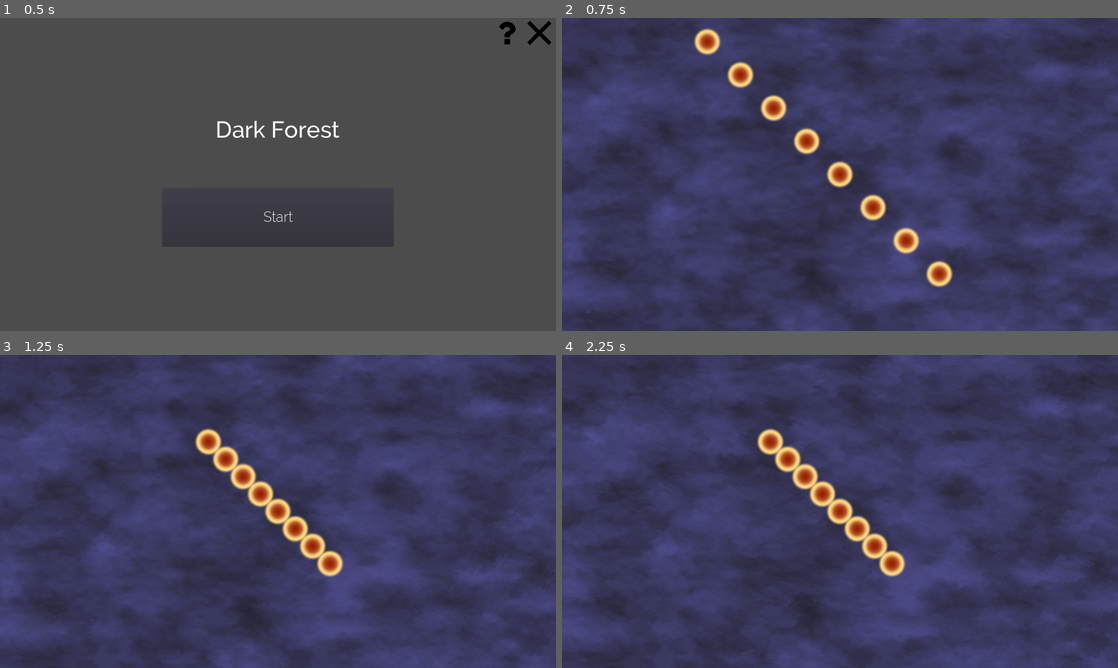
Above: before the commit, frames 1-4 (two rows, left to right).
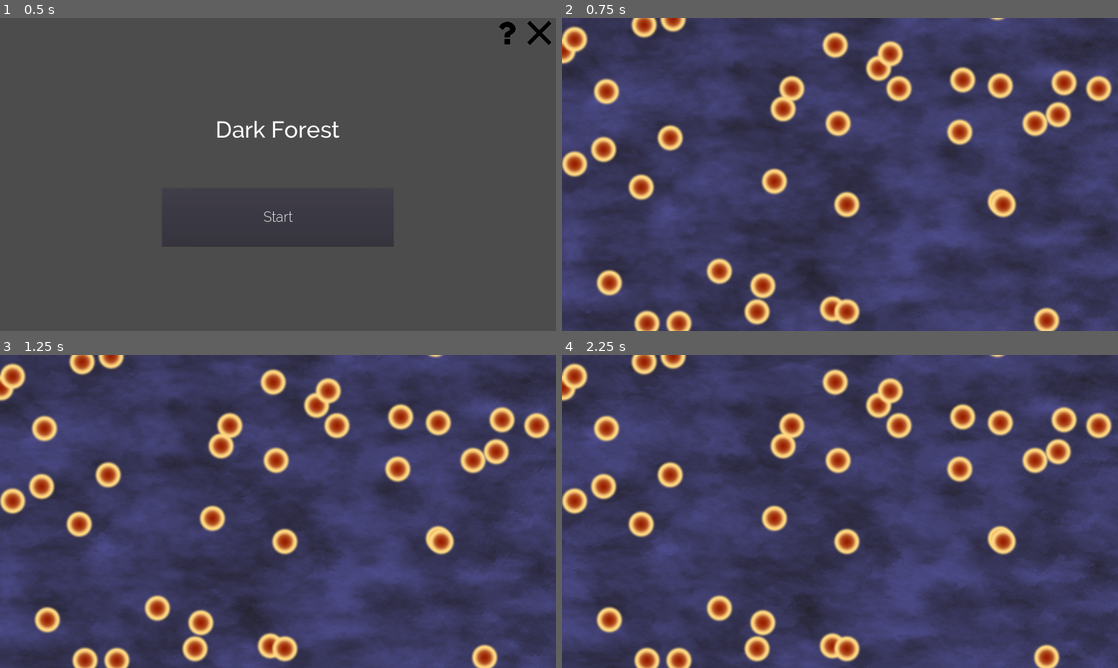
Above: after the commit, the same moments.

Repository: WeLoveGodot/GameOff2019
Game: Godot game, scene res://scene/Menu.tscn
Same seed, same stepped clock (60 frames per second), same inputs: the game is played once before the commit and once after it.
Inputs:
- Up to frame 1 (0.5 s): no input
- Up to frame 2 (0.75 s): click "Start" at 0.5 s
- Up to frame 3 (1.25 s): no input
- Up to frame 4 (2.25 s): tap Enter at 1.25 s; tap Space at 2 s

Frame 1 is identical in both runs. In frame 2, 13% of the frame differs, in the area x 0-99%, y 0-100%; in frame 3, 13%; in frame 4, 13%.

Commit message:
feat(planets): init planets  with noise

Diff:
--- a/scene/Game.gd
+++ b/scene/Game.gd
@@ -2,22 +2,43 @@
 
 # 真的操作镜头的缺点是如果需要改变近大远小的自然定律，你就要真的调整sprite的大小。
 # 我们自己建模镜头的缩放，再根据此控制星球的位置和缩放，达到缩放镜头的效果
-var camera_scale: float = 1
+var camera_scale: float = 2
 const SIZE = 4096
+# 星球生成概率
+const PLANTE_GEN_PROB = 0.0003
+# 星球生成上限
+const MAX_PLANETS = 2000
 
 func get_view_coor(coor: Vector2):
 	return coor * camera_scale
 
 func _ready():
 	# test code
-	$Plantes.debug()
-	# test tween
+	init_planets()
+	# test_tween()
+
+func test_tween():
 	var t = $Tween
 	t.interpolate_property(self, "camera_scale",
-		1, 0.3, 0.3,
+		2, 0.4, 0.3,
 		Tween.TRANS_LINEAR, Tween.EASE_OUT
 	)
 	t.start()
+
+
+func init_planets():
+	var noise = OpenSimplexNoise.new()
+	noise.seed = randi()
+	noise.octaves = 4
+	noise.period = 20.0
+	noise.persistence = 0.8
+	var half_size = SIZE / 2
+	for row in range(0, SIZE, 5):
+		for col in range(0, SIZE, 5):
+			var x = noise.get_noise_2d(row, col)
+			if abs(x) < PLANTE_GEN_PROB && $Planets.len() < MAX_PLANETS:
+				$Planets.new_planet(Vector2(row - half_size, col - half_size))
+
 
 # 根据玩家自己所有的所有星球，更新摄像机
 func update_camera_scale(my_planets):
--- a/scene/Game.tscn
+++ b/scene/Game.tscn
@@ -41,7 +41,7 @@
 position = Vector2( 960, 540 )
 script = ExtResource( 4 )
 
-[node name="Plantes" type="Node2D" parent="."]
+[node name="Planets" type="Node2D" parent="."]
 position = Vector2( 960, 540 )
 script = ExtResource( 5 )
 
--- a/scene/Menu.tscn
+++ b/scene/Menu.tscn
@@ -70,7 +70,6 @@
 flat = false
 
 [node name="WindowDialog" type="WindowDialog" parent="."]
-visible = true
 anchor_left = 0.5
 anchor_top = 0.5
 anchor_right = 0.5
--- a/scene/Planet.gd
+++ b/scene/Planet.gd
@@ -1,4 +1,7 @@
 extends Node2D
+
+const MAX_SCALE = 1
+const MIN_SCALE = 0.4
 
 # 一个星球的建模，不管是自己还是ai
 # 所以这个scene不能包含ai逻辑，但可包含行为的接口，之后accept一个控制者（玩家或ai）即可工作
@@ -15,6 +18,10 @@
 func set_coor(coor: Vector2):
 	self.coor = coor
 
+func update_scale(scale: float):
+	scale = max(min(scale, MAX_SCALE), MIN_SCALE)
+	$Sprite.set_scale(Vector2(scale, scale))
+
 func get_coor():
 	return self.coor
 # Called every frame. 'delta' is the elapsed time since the previous frame.
--- a/scene/Plantes.gd
+++ b/scene/Plantes.gd
@@ -7,6 +7,14 @@
 var bottom_right = Vector2(0, 0)
 
 var planets = []
+
+func new_planet(coor):
+	var p = Planet.instance()
+	p.set_coor(coor)
+	add_planet(p)
+
+func len():
+	return planets.size()
 
 func add_planet(planet):
 	planets.append(planet)
@@ -25,9 +33,7 @@
 
 func debug():
 	for i in range(-4, 4):
-		var p = Planet.instance()
-		p.set_coor(Vector2(i*200, i*200))
-		add_planet(p)
+		new_planet(Vector2(i*200, i*200))
 
 # Called when the node enters the scene tree for the first time.
 func _ready():
@@ -38,3 +44,4 @@
 	for planet in get_planets():
 		var view_coor = game.get_view_coor(planet.get_coor())
 		planet.position = view_coor
+		planet.update_scale(game.camera_scale)
